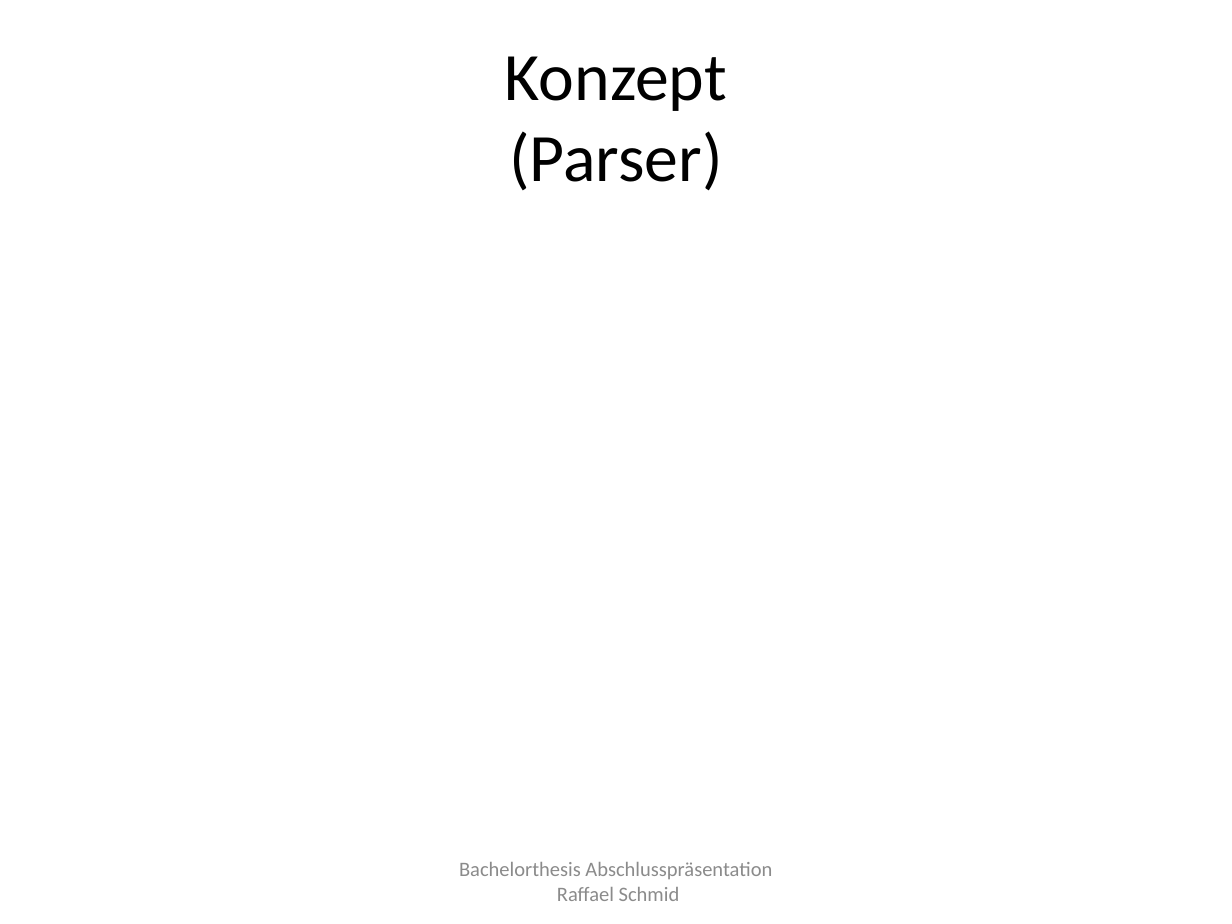
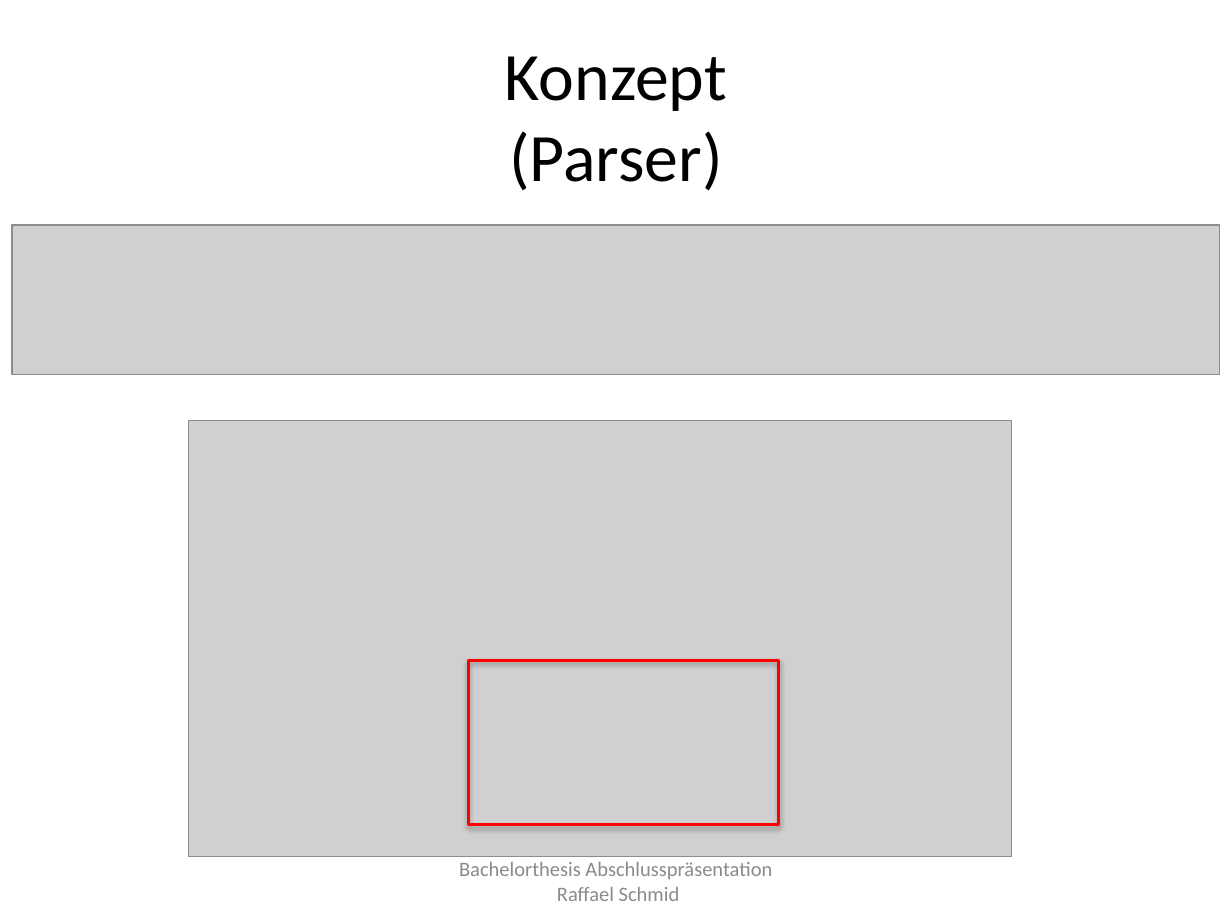
Before and after one commit to raffaelschmid/bachelorthesis, a slide deck: slide 12 of Dokumentation/Abschlusspraesentation/rschmid_bachelorthesis_abschlusspraesentation.pptx. Drawn at 1232x924 pixels with LibreOffice and Linux fonts; fonts in the diff are those of the drawing; grey boxes stand for pictures. Boxes give left, top, right and bottom in pixels: in the first picture for what was removed or moved away, otherwise in the second. Text is boxed around its words. In the diff, an @@ line names an element or a change of style, - is before the commit and + after.

```diff
--- a/Dokumentation/Abschlusspraesentation/rschmid_bachelorthesis_abschlusspraesentation.pptx
+++ b/Dokumentation/Abschlusspraesentation/rschmid_bachelorthesis_abschlusspraesentation.pptx
@@ picture added at [12,225,1220,376] @@
@@ picture added at [188,421,1011,856] @@
@@ rectangle added at [469,660,780,824], outline #FF0000 1.75 pt @@
```
Also in this commit, not shown: 5 other slides changed, 6 other files.
